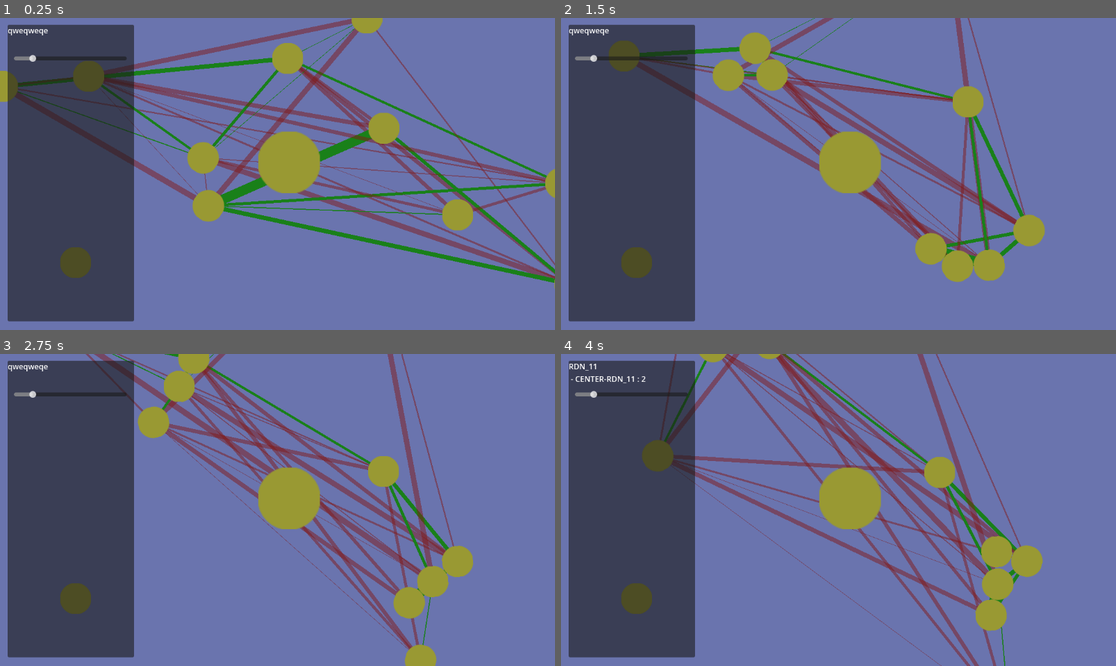
Above: before the commit, frames 1-4 (two rows, left to right).
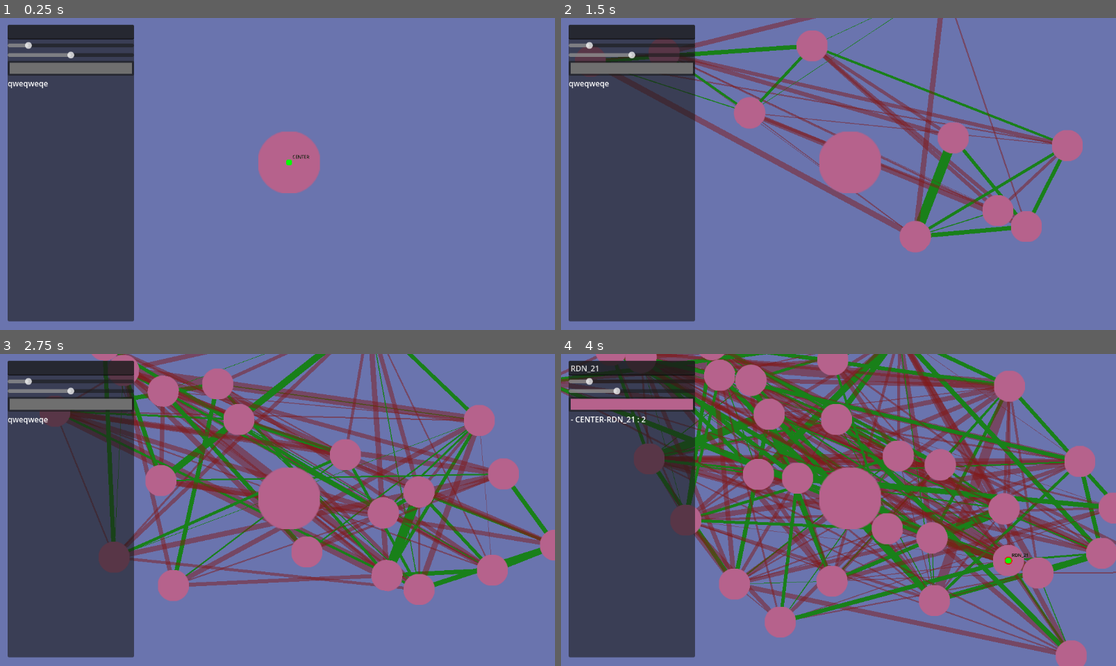
Above: after the commit, the same moments.

Repository: Ravath/SpacialOptimizer
Game: Godot game, scene res://Scenes/RigidSim.tscn
Two runs of this game, one before a commit and one after it. Both use one fixed random seed, a clock stepped at 60 frames per second and the inputs below.
Inputs (mouse positions are in pixels of both pictures, inside the frame that each line leads up to):
- Up to frame 1 (0.25 s): no input
- Up to frame 2 (1.5 s): move the mouse to (960, 158) at 0.52 s; tap F (set_fixed) at 0.6 s; click (960, 158) at 0.67 s; tap T (rand_gen, bound only after the commit) at 0.8 s; drag from (727, 189) to (810, 236) at 1.27 s
- Up to frame 3 (2.75 s): move the mouse to (333, 441) at 2.02 s; tap W (add_amitie) at 2.1 s; click (333, 441) at 2.17 s; tap T (rand_gen, bound only after the commit) at 2.3 s
- Up to frame 4 (4 s): drag from (810, 572) to (672, 463) at 2.77 s; move the mouse to (1005, 556) at 3.52 s; tap E (create_node) at 3.6 s; click (1005, 556) at 3.67 s; tap T (rand_gen, bound only after the commit) at 3.8 s

The runs differ from the first frame. In frame 1, 20% of the frame differs, in the area x 0-100%, y 0-87%; in frame 2, 24%; in frame 3, 37%; in frame 4, 51%, in the area x 0-100%, y 0-100%.

Commit message:
Most functionnalities implemented.

Diff:
--- a/Scenes/NodeCollection.gd
+++ b/Scenes/NodeCollection.gd
@@ -155,6 +155,26 @@
 		f.targetB = null
 	node_to_delete.queue_free()
 
+func reset() :
+	for n in nodes :
+		n.queue_free()
+	nodes.clear()
+	forces.clear()
+	center_forces.clear()
+	if not get_node_or_null("Center") :
+		var n = $TemplateNode.duplicate(DUPLICATE_SIGNALS|DUPLICATE_GROUPS|DUPLICATE_SCRIPTS|DUPLICATE_USE_INSTANTIATION)
+		n.visible = true
+		n.name = "Center"
+		add_child(n, true)
+		# connect selection event
+		n.connect("node_selected", get_parent().info_panel.set_node)
+	else :
+		$Center.forces.clear()
+	$Center.set_position(Vector2(0, 0))
+	$Center.set_size(2)
+	$Center.set_fixed(true)
+	$Center.node_name = "CENTER"
+
 func create_test_nodes():
 	rng.randomize()
 
--- a/Scenes/RigidNode.tscn
+++ b/Scenes/RigidNode.tscn
@@ -1,6 +1,5 @@
-[gd_scene load_steps=7 format=3 uid="uid://cgvlf22a30nqd"]
+[gd_scene load_steps=6 format=3 uid="uid://cgvlf22a30nqd"]
 
-[ext_resource type="Material" uid="uid://b2q65kbhp5qwa" path="res://Ressources/ColorShader.tres" id="1"]
 [ext_resource type="Texture2D" uid="uid://dugi8g610plyl" path="res://Ressources/circle.png" id="2"]
 [ext_resource type="Script" path="res://Script/RigidNode.gd" id="3"]
 
@@ -11,11 +10,12 @@
 radius = 32.9035
 
 [sub_resource type="CircleShape2D" id="2"]
-radius = 150.0
+radius = 400.0
 
 [node name="RigidNode" type="RigidBody2D"]
 physics_material_override = SubResource("PhysicsMaterial_t3x5a")
 script = ExtResource("3")
+color = Color(0.713726, 0.384314, 0.54902, 1)
 
 [node name="Control" type="Control" parent="."]
 layout_mode = 3
@@ -26,7 +26,6 @@
 offset_bottom = 30.0
 
 [node name="Sprite2D" type="Sprite2D" parent="."]
-material = ExtResource("1")
 texture = ExtResource("2")
 
 [node name="CollisionShape2D" type="CollisionShape2D" parent="."]
@@ -34,11 +33,12 @@
 
 [node name="Area2D" type="Area2D" parent="."]
 visible = false
+gravity_space_override = 1
 gravity_point = true
-gravity_point_unit_distance = 0.01
+gravity_point_unit_distance = 30.0
 gravity_point_center = Vector2(0, 0)
 gravity_direction = Vector2(0, 0)
-gravity = -100.0
+gravity = -500.0
 linear_damp_space_override = 1
 linear_damp = 1.0
 
--- a/Scenes/RigidSim.tscn
+++ b/Scenes/RigidSim.tscn
@@ -1,10 +1,15 @@
-[gd_scene load_steps=6 format=3 uid="uid://u2wpji0205vy"]
+[gd_scene load_steps=8 format=3 uid="uid://u2wpji0205vy"]
 
 [ext_resource type="PackedScene" uid="uid://cgvlf22a30nqd" path="res://Scenes/RigidNode.tscn" id="1"]
 [ext_resource type="Script" path="res://Script/RigidSim.gd" id="2"]
 [ext_resource type="Script" path="res://Script/CameraTrack.gd" id="2_8ncgo"]
 [ext_resource type="Script" path="res://Scenes/NodeCollection.gd" id="2_of2h8"]
 [ext_resource type="Script" path="res://Script/Info.gd" id="3_lon2u"]
+[ext_resource type="Texture2D" uid="uid://dugi8g610plyl" path="res://Ressources/circle.png" id="6_tdrqb"]
+
+[sub_resource type="LabelSettings" id="LabelSettings_fbsn3"]
+font_size = 47
+font_color = Color(0.0941176, 0.105882, 0.141176, 1)
 
 [node name="RigidSim" type="Node2D"]
 script = ExtResource("2")
@@ -21,10 +26,6 @@
 node_name = "CENTER"
 size = 2.0
 fixed = true
-
-[node name="RigidNode" parent="NodeCollection" instance=ExtResource("1")]
-position = Vector2(-443, 208)
-node_name = "TEST1"
 
 [node name="CameraTrack" type="Node2D" parent="."]
 script = ExtResource("2_8ncgo")
@@ -66,25 +67,69 @@
 size_flags_vertical = 3
 metadata/_edit_lock_ = true
 
-[node name="NodeName" type="Label" parent="CameraTrack/Camera2D/Info/Panel"]
+[node name="VBoxContainer" type="VBoxContainer" parent="CameraTrack/Camera2D/Info/Panel"]
 layout_mode = 1
-anchors_preset = 10
+anchors_preset = 15
 anchor_right = 1.0
-offset_bottom = 27.0
+anchor_bottom = 1.0
 grow_horizontal = 2
-text = "qweqweqe"
-metadata/_edit_lock_ = true
+grow_vertical = 2
 
-[node name="size_slide" type="HSlider" parent="CameraTrack/Camera2D/Info/Panel"]
-layout_mode = 0
-offset_left = 13.0
-offset_top = 62.0
-offset_right = 247.0
-offset_bottom = 78.0
+[node name="NodeName" type="LineEdit" parent="CameraTrack/Camera2D/Info/Panel/VBoxContainer"]
+layout_mode = 2
+
+[node name="size_slide" type="HSlider" parent="CameraTrack/Camera2D/Info/Panel/VBoxContainer"]
+layout_mode = 2
 min_value = 5.0
 max_value = 40.0
 value = 10.0
 
+[node name="gravity_slide" type="HSlider" parent="CameraTrack/Camera2D/Info/Panel/VBoxContainer"]
+layout_mode = 2
+min_value = -2000.0
+max_value = 2000.0
+step = 10.0
+
+[node name="node_color" type="ColorPickerButton" parent="CameraTrack/Camera2D/Info/Panel/VBoxContainer"]
+layout_mode = 2
+text = "COLOR"
+color = Color(0.435294, 0.435294, 0.435294, 1)
+
+[node name="NodeForces" type="Label" parent="CameraTrack/Camera2D/Info/Panel/VBoxContainer"]
+layout_mode = 2
+text = "qweqweqe"
+metadata/_edit_lock_ = true
+
+[node name="sel_dot" type="Sprite2D" parent="CameraTrack/Camera2D/Info"]
+visible = false
+modulate = Color(1, 0, 0, 1)
+z_index = 1
+scale = Vector2(0.25, 0.25)
+texture = ExtResource("6_tdrqb")
+
+[node name="hovering_dot" type="Sprite2D" parent="."]
+modulate = Color(0, 1, 0, 1)
+z_index = 1
+scale = Vector2(0.2, 0.2)
+texture = ExtResource("6_tdrqb")
+
+[node name="Label" type="Label" parent="hovering_dot"]
+anchors_preset = 8
+anchor_left = 0.5
+anchor_top = 0.5
+anchor_right = 0.5
+anchor_bottom = 0.5
+offset_left = 3.0
+offset_top = -122.0
+offset_right = 393.0
+offset_bottom = -57.0
+grow_horizontal = 2
+grow_vertical = 2
+text = "Node Name	"
+label_settings = SubResource("LabelSettings_fbsn3")
+
 [connection signal="node_selected" from="NodeCollection/Center" to="CameraTrack/Camera2D/Info" method="set_node"]
-[connection signal="node_selected" from="NodeCollection/RigidNode" to="CameraTrack/Camera2D/Info" method="set_node"]
-[connection signal="value_changed" from="CameraTrack/Camera2D/Info/Panel/size_slide" to="CameraTrack/Camera2D/Info" method="_on_size_slide_value_changed"]
+[connection signal="text_changed" from="CameraTrack/Camera2D/Info/Panel/VBoxContainer/NodeName" to="CameraTrack/Camera2D/Info" method="_on_node_name_text_changed"]
+[connection signal="value_changed" from="CameraTrack/Camera2D/Info/Panel/VBoxContainer/size_slide" to="CameraTrack/Camera2D/Info" method="_on_size_slide_value_changed"]
+[connection signal="value_changed" from="CameraTrack/Camera2D/Info/Panel/VBoxContainer/gravity_slide" to="CameraTrack/Camera2D/Info" method="_on_damp_slide_value_changed"]
+[connection signal="color_changed" from="CameraTrack/Camera2D/Info/Panel/VBoxContainer/node_color" to="CameraTrack/Camera2D/Info" method="_on_node_color_color_changed"]
--- a/Script/Info.gd
+++ b/Script/Info.gd
@@ -1,18 +1,44 @@
 extends Control
 
-@onready var nameLabel = $Panel/NodeName
+@onready var nameLabel = $Panel/VBoxContainer/NodeName
+@onready var forcesLabel = $Panel/VBoxContainer/NodeForces
 
 var current_node
+
+func _process(_delta):
+	if not current_node :
+		$sel_dot.visible = false
+	else :
+		$sel_dot.visible = true
+		$sel_dot.global_position = current_node.global_position
 
 func set_node(node) :
 	current_node = node
 	nameLabel.text = node.node_name
-	$Panel/size_slide.value = node.size * 10
+	$Panel/VBoxContainer/size_slide.value = node.size * 10
+	$Panel/VBoxContainer/gravity_slide.value = node.get_gravity()
+	$Panel/VBoxContainer/node_color.color = node.color
+	forcesLabel.text = ""
 	for nf in node.forces :
-		nameLabel.text += "\n - " + nf.targetA.node_name + "-" + nf.targetB.node_name + " : " + str(nf.force)
+		forcesLabel.text += " - %s-%s : %s\n" % [nf.targetA.node_name, nf.targetB.node_name, str(nf.force)]
 
 func _on_size_slide_value_changed(value):
 	if not current_node :
 		return
 	current_node.set_size(value / 10)
-	pass # Replace with function body.
+
+
+func _on_node_name_text_changed(new_text):
+	if not current_node :
+		return
+	current_node.node_name = new_text.strip_edges()
+
+
+func _on_damp_slide_value_changed(value):
+	current_node.set_gravity(value)
+
+
+func _on_node_color_color_changed(color):
+	if not current_node :
+		return
+	current_node.set_color(color)
--- a/Script/RigidNode.gd
+++ b/Script/RigidNode.gd
@@ -28,9 +28,6 @@
 	set_color(color)
 	if fixed :
 		fixed_position = self.position
-		#self.set_mode( FREEZE_MODE_STATIC )
-		#self.set_freeze.mode(RigidBody2D.FREEZE_MODE_STATIC)
-	pass # Replace with function body.
 
 func set_size(new_size) :
 	size = new_size
@@ -39,6 +36,7 @@
 	$Sprite2D.scale = Vector2(size, size)
 	$CollisionShape2D.scale = Vector2(size, size)
 	$Area2D.scale = Vector2(size, size)
+	$Area2D.gravity_point_unit_distance = $Control.size.x / 2
 
 func set_color(new_color) :
 	color = new_color
@@ -47,6 +45,12 @@
 func set_fixed(new_fixed) :
 	fixed = new_fixed
 	fixed_position = position
+
+func get_gravity() :
+	return $Area2D.gravity
+
+func set_gravity(new_gravity) :
+	$Area2D.gravity = new_gravity
 
 func _process(_delta):
 	# if is dragged by the mouse, follow the mouse position
--- a/Script/RigidSim.gd
+++ b/Script/RigidSim.gd
@@ -7,7 +7,7 @@
 
 # Called when the node enters the scene tree for the first time.
 func _ready():
-	$NodeCollection.create_test_nodes()
+	#$NodeCollection.create_test_nodes()
 	pass
 
 func _process(_delta) :
@@ -28,6 +28,10 @@
 		$NodeCollection.duplicate_node(current_node_hover)
 	if Input.is_action_just_pressed("split_node") and current_node_hover :
 		$NodeCollection.split_node(current_node_hover)
+	if Input.is_action_just_pressed("rand_gen") :
+		$NodeCollection.create_test_nodes()
+	if Input.is_action_just_pressed("reset") :
+		$NodeCollection.reset()
 
 
 func _physics_process(_delta):
@@ -48,3 +52,14 @@
 			current_node_hover = null
 	else:
 		current_node_hover = null
+
+	# update hovering display
+	if not current_node_hover:
+		$hovering_dot.visible = false
+	else :
+		$hovering_dot.visible = true
+		$hovering_dot.global_position = current_node_hover.global_position
+		$hovering_dot/Label.text = current_node_hover.node_name
+		$hovering_dot/Label.scale = Vector2(
+			1.0/$CameraTrack/Camera2D.zoom.x,
+			1.0/$CameraTrack/Camera2D.zoom.y)
--- a/project.godot
+++ b/project.godot
@@ -81,6 +81,16 @@
 "events": [Object(InputEventKey,"resource_local_to_scene":false,"resource_name":"","device":-1,"window_id":0,"alt_pressed":false,"shift_pressed":false,"ctrl_pressed":false,"meta_pressed":false,"pressed":false,"keycode":0,"physical_keycode":67,"key_label":0,"unicode":99,"echo":false,"script":null)
 ]
 }
+rand_gen={
+"deadzone": 0.5,
+"events": [Object(InputEventKey,"resource_local_to_scene":false,"resource_name":"","device":-1,"window_id":0,"alt_pressed":false,"shift_pressed":false,"ctrl_pressed":false,"meta_pressed":false,"pressed":false,"keycode":0,"physical_keycode":84,"key_label":0,"unicode":116,"echo":false,"script":null)
+]
+}
+reset={
+"deadzone": 0.5,
+"events": [Object(InputEventKey,"resource_local_to_scene":false,"resource_name":"","device":-1,"window_id":0,"alt_pressed":false,"shift_pressed":false,"ctrl_pressed":false,"meta_pressed":false,"pressed":false,"keycode":0,"physical_keycode":89,"key_label":0,"unicode":121,"echo":false,"script":null)
+]
+}
 
 [physics]
 
Not shown, added: export_presets.cfg
Not shown, changed: .gitignore
Not shown, changed: Readme.md
